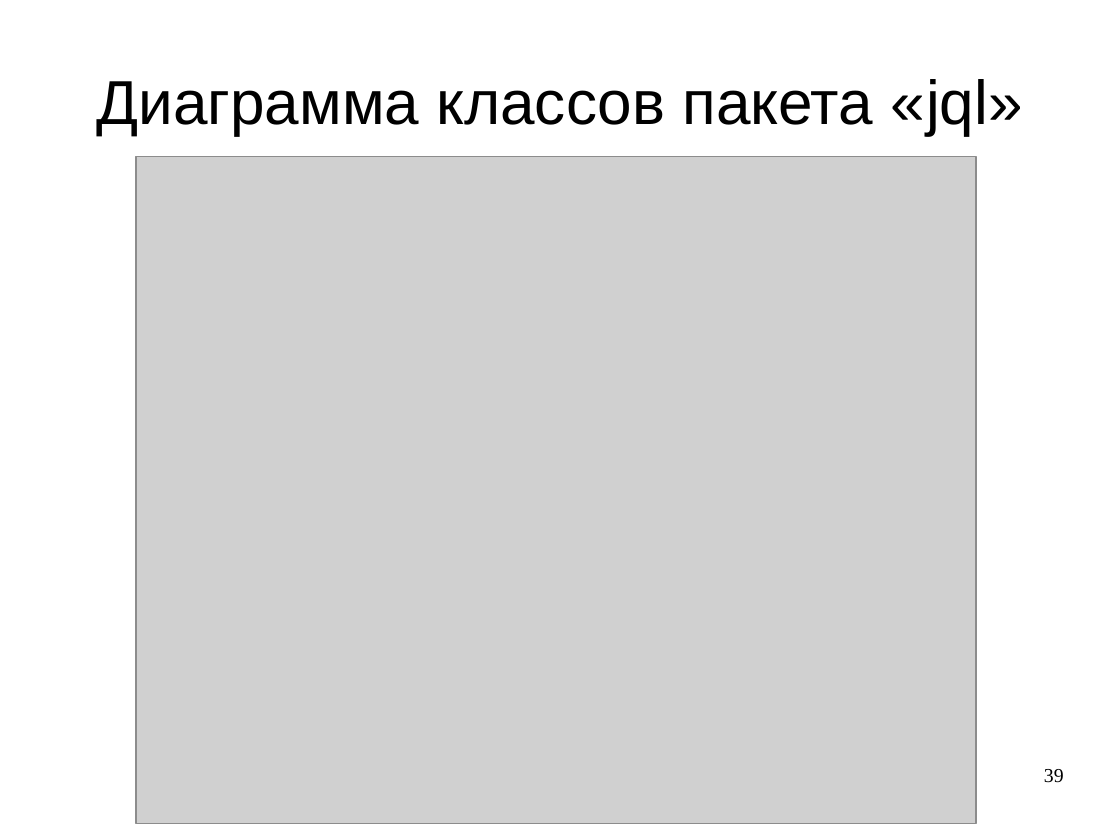
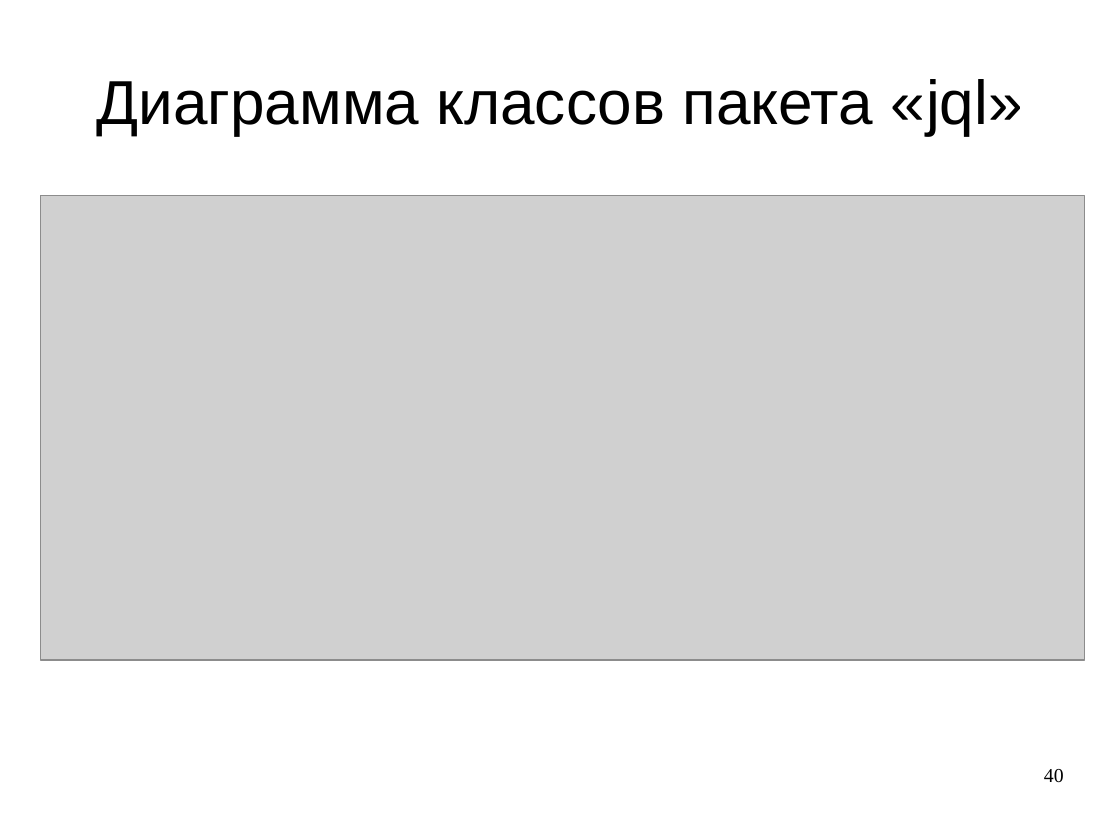
Before and after one commit to LilyTs/Diplom, a slide deck: slide 40 of Цаплина_(Дипломная).ppt (slide 39 before the commit). Drawn at 1120x840 pixels with LibreOffice and Linux fonts; fonts in the diff are those of the drawing; grey boxes stand for pictures. Boxes give left, top, right and bottom in pixels: in the first picture for what was removed or moved away, otherwise in the second. Text is boxed around its words. In the diff, an @@ line names an element or a change of style, - is before the commit and + after.

Commit message:
перенесла реализацию автокорректировки кратко в общий кусок реализации, добавила недостающие картинки, исправила приложения, заменила диаграмму классов ошибок

```diff
--- a/Цаплина_(Дипломная).ppt
+++ b/Цаплина_(Дипломная).ppt
@@ picture: place and size @@
-picture at box(136, 157, 977, 823)
+picture at box(40, 196, 1084, 661)
@@ page number at box(1044, 769, 1064, 783): text changed @@
-39
+40
```
Also in this commit, not shown: 6 other slides changed, 2 slides added, 1 slide removed, 1 other file.
